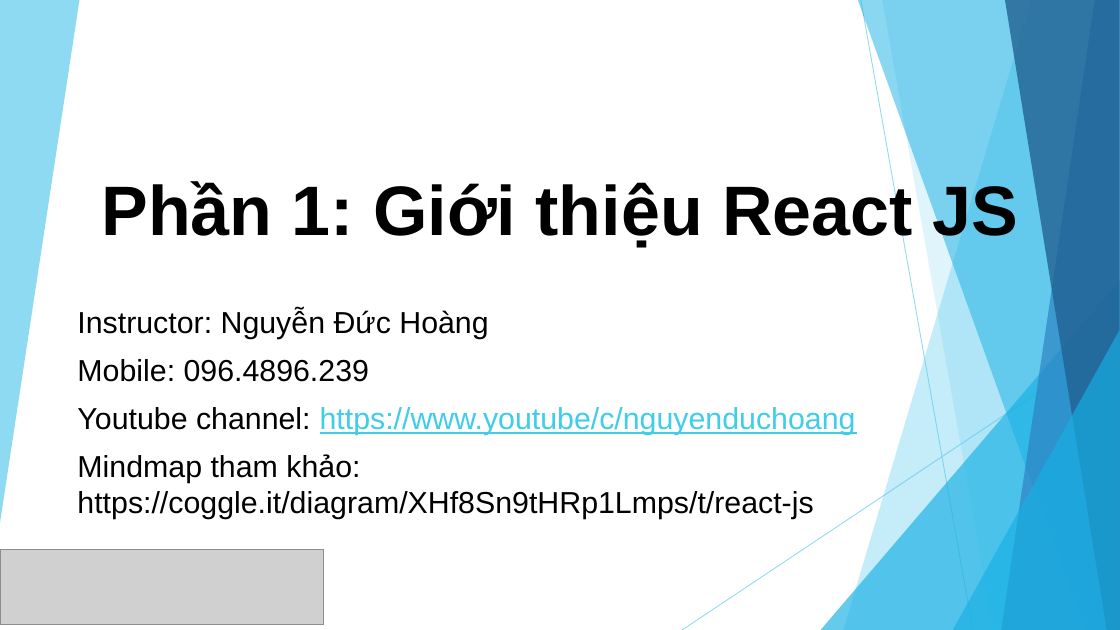
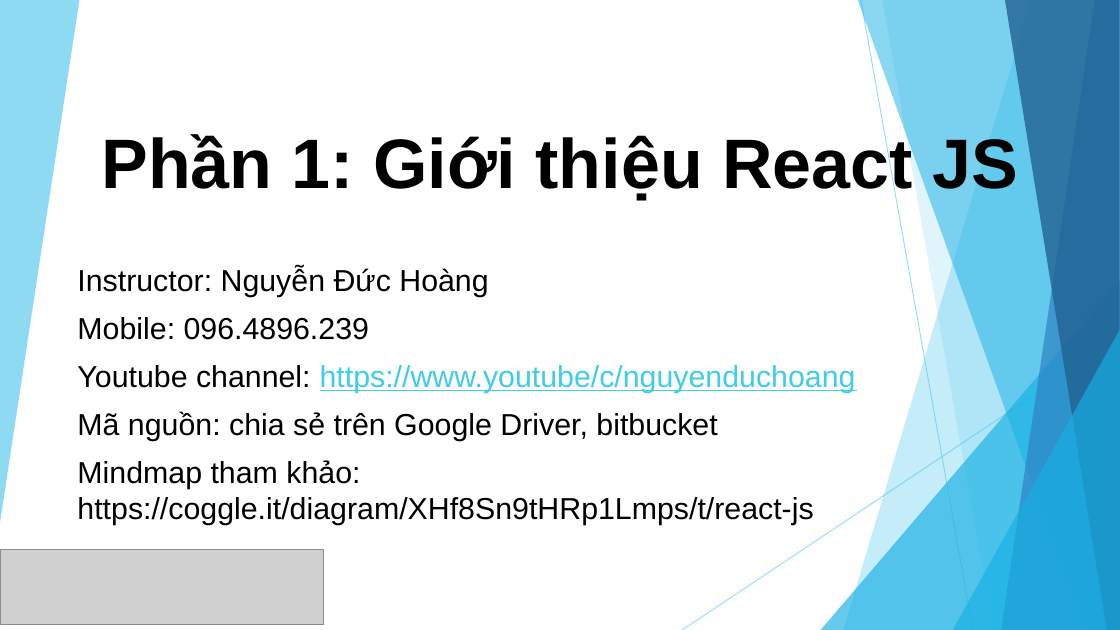
Before and after one commit to sunlight3d/CecomtechReactJST03-2019, a slide deck: slide 1 of Phần 1-Giới thiệu React JS.pptx. Drawn at 1120x630 pixels with LibreOffice and Linux fonts; fonts in the diff are those of the drawing; grey boxes stand for pictures. Boxes give left, top, right and bottom in pixels: in the first picture for what was removed or moved away, otherwise in the second. Text is boxed around its words. In the diff, an @@ line names an element or a change of style, - is before the commit and + after.

```diff
--- a/Phần 1-Giới thiệu React JS.pptx
+++ b/Phần 1-Giới thiệu React JS.pptx
@@ title "Phần 1: Giới thiệu React ...": place and size @@
-title "Phần 1: Giới thiệu React ..." at (101,179,1018,248)
+title "Phần 1: Giới thiệu React ..." at (101,132,1018,201)
@@ subtitle "Instructor: Nguyễn Đức Hoàng": place and size @@
-subtitle "Instructor: Nguyễn Đức Hoàng" at (77,309,856,520)
+subtitle "Instructor: Nguyễn Đức Hoàng" at (77,267,856,525)
@@ subtitle at (77,411,717,441): paragraph added @@
+Mã nguồn: chia sẻ trên Google Driver, bitbucket
```
Also in this commit, not shown: 1 other slide changed, 30 other files.
